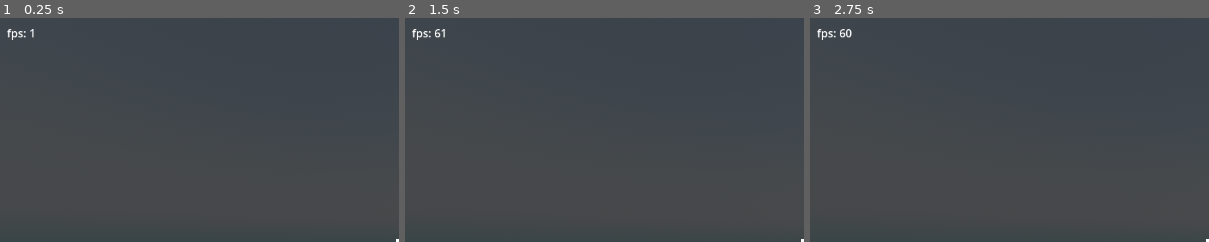
Above: before the commit, frames 1-3 (left to right).
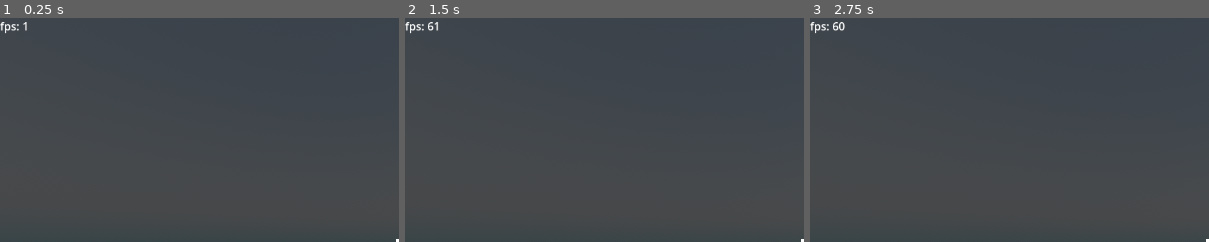
Above: after the commit, the same moments.

Repository: thederpykrafter/LearningGodot
Game: Godot game, scene res://scenes/World.tscn
Same seed, same stepped clock (60 frames per second), same inputs: the game is played once before the commit and once after it.
Inputs (mouse positions are % of the whole screen's width and height, from its top left):
- Up to frame 1 (0.25 s): no input
- Up to frame 2 (1.5 s): tap Enter at 0.5 s; move the mouse to (55, 50) at 0.52 s; hold W (Move_Forward) 0.53-1.28 s; tap Tab (Capture) at 0.6 s; tap Space (Jump) at 0.77 s; move the mouse to (30, 55) at 1.27 s; hold S (Move_Backward) from 1.28 s (still down); tap Ctrl (Crouch) at 1.35 s
- Up to frame 3 (2.75 s): tap Space (Jump) at 1.52 s; move the mouse to (60, 28) at 2.02 s; release S (Move_Backward) at 2.03 s; hold D (Move_Right) from 2.03 s (still down); tap Shift (Sprint) at 2.1 s
The pictures show only the part of the screen within x 0-50%, y 0-50%; the shares and areas given below are measured in that part.

The runs differ from the first frame. In frame 1, 0.3% of the frame differs, in the area x 0-9%, y 1-10%; in frame 2, 0.3%; in frame 3, 0.4%, in the area x 0-11%, y 1-10%.

Commit message:
jolt physics addon

Diff:
--- a/3D FPS/objects/cube.tscn
+++ b/3D FPS/objects/cube.tscn
@@ -12,7 +12,7 @@
 
 [node name="Cube" type="RigidBody3D"]
 collision_layer = 4
-collision_mask = 3
+collision_mask = 7
 
 [node name="MeshInstance3D" type="MeshInstance3D" parent="."]
 transform = Transform3D(1, 0, 0, 0, 1, 0, 0, 0, 1, 0, 0.5, 0)
--- a/3D FPS/player/player.tscn
+++ b/3D FPS/player/player.tscn
@@ -50,14 +50,20 @@
 theme_override_constants/margin_right = 10
 theme_override_constants/margin_bottom = 10
 
-[node name="FPS" type="Label" parent="HUD_Canvas/Hud"]
+[node name="Reticle" type="ColorRect" parent="HUD_Canvas/Hud"]
+custom_minimum_size = Vector2(10, 10)
+layout_mode = 2
+size_flags_horizontal = 4
+size_flags_vertical = 4
+
+[node name="DebugOverlay" type="VBoxContainer" parent="HUD_Canvas"]
+anchors_preset = 9
+anchor_bottom = 1.0
+offset_right = 28.0
+grow_vertical = 2
+
+[node name="FPS" type="Label" parent="HUD_Canvas/DebugOverlay"]
 layout_mode = 2
 size_flags_vertical = 0
 text = "FPS"
 script = ExtResource("1_0h6xv")
-
-[node name="ColorRect" type="ColorRect" parent="HUD_Canvas/Hud"]
-custom_minimum_size = Vector2(10, 10)
-layout_mode = 2
-size_flags_horizontal = 4
-size_flags_vertical = 4
--- a/3D FPS/project.godot
+++ b/3D FPS/project.godot
@@ -103,3 +103,7 @@
 3d_physics/layer_1="Player"
 3d_physics/layer_2="World"
 3d_physics/layer_3="RigidBody"
+
+[physics]
+
+3d/physics_engine="JoltPhysics3D"
Not shown, added: 3D FPS/addons/godot-jolt/LICENSE.txt
Not shown, added: 3D FPS/addons/godot-jolt/THIRDPARTY.txt
Not shown, added: 3D FPS/addons/godot-jolt/android/libgodot-jolt_android-arm32.so
Not shown, added: 3D FPS/addons/godot-jolt/android/libgodot-jolt_android-arm32_editor.so
Not shown, added: 3D FPS/addons/godot-jolt/android/libgodot-jolt_android-arm64.so
Not shown, added: 3D FPS/addons/godot-jolt/android/libgodot-jolt_android-arm64_editor.so
Not shown, added: 3D FPS/addons/godot-jolt/android/libgodot-jolt_android-x64.so
Not shown, added: 3D FPS/addons/godot-jolt/android/libgodot-jolt_android-x64_editor.so
Not shown, added: 3D FPS/addons/godot-jolt/android/libgodot-jolt_android-x86.so
Not shown, added: 3D FPS/addons/godot-jolt/android/libgodot-jolt_android-x86_editor.so
Not shown, added: 3D FPS/addons/godot-jolt/godot-jolt.gdextension
Not shown, added: 3D FPS/addons/godot-jolt/ios/godot-jolt_ios.framework/Info.plist
(and 18 more such lines)
